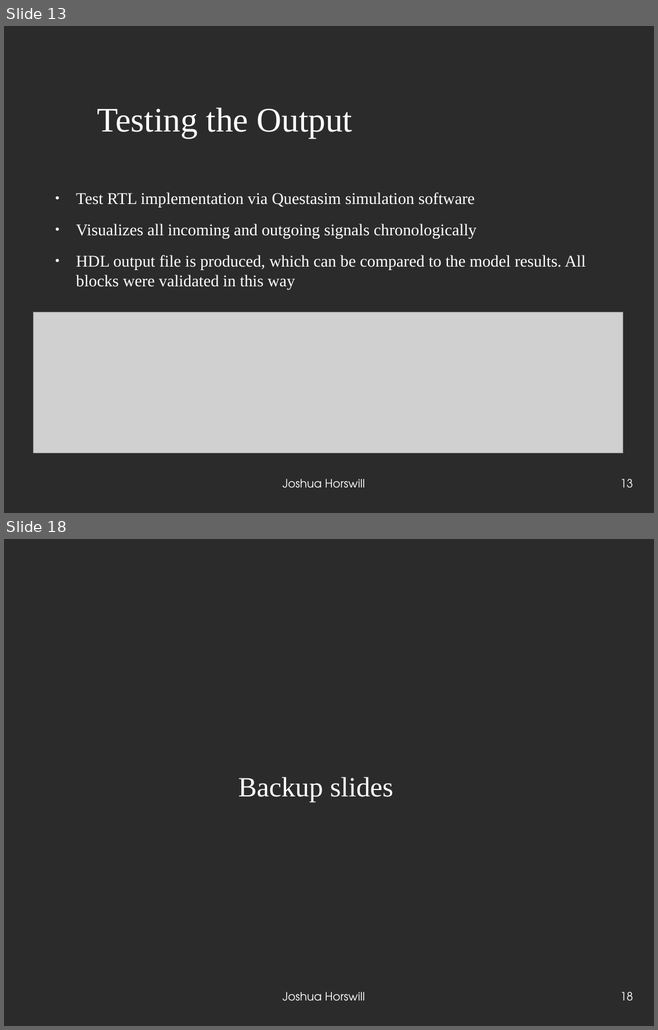
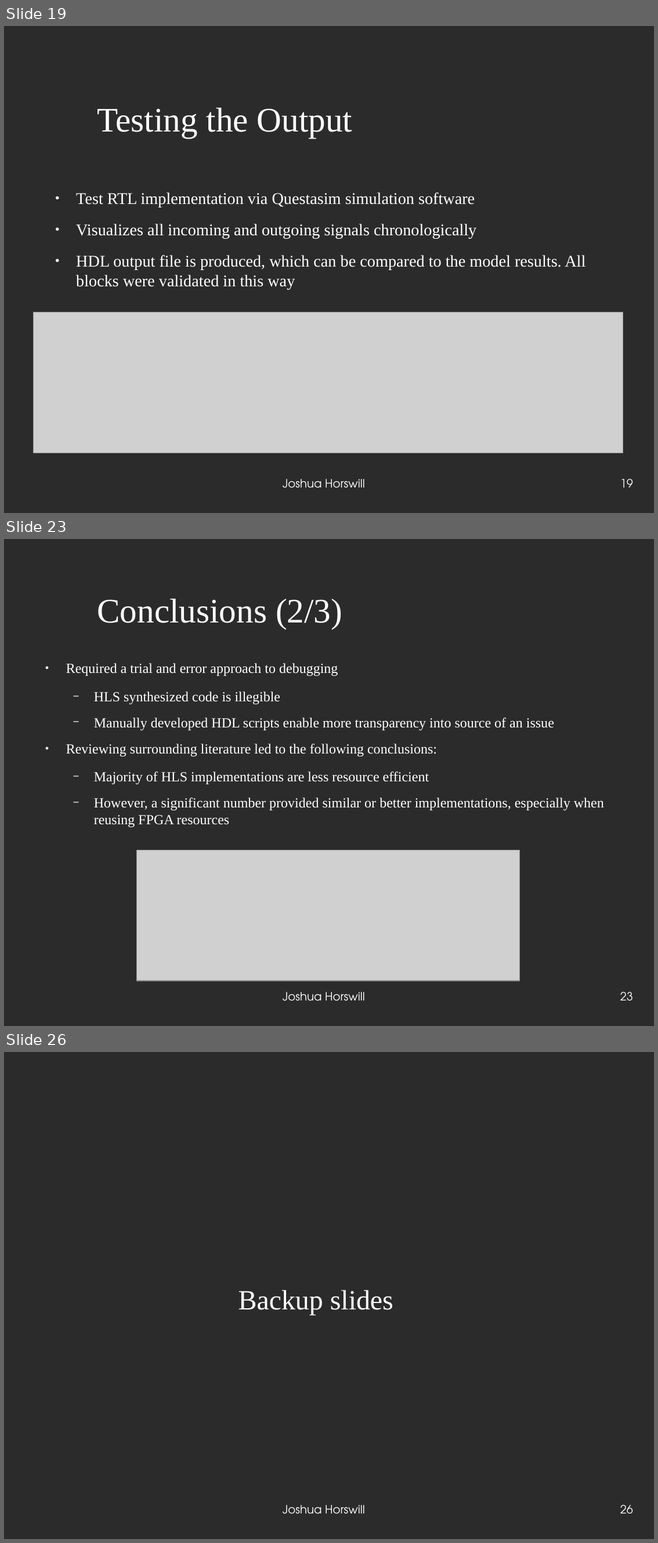
Before and after one commit to JoshCodesPhysics/dune_project, a slide deck: dune_notes/dune_pres/dune_project_pres.odp. Shown one above the other, each under a label of ours: slides 13 and 18 before the commit, slides 19, 23 and 26 after it; the slides between them are not shown. The pictures are 658x1030 and 658x1543 pixels, drawn with LibreOffice and Linux fonts; fonts in the diff are those of the drawing; grey boxes stand for pictures; background and template pictures are left out; a plain dark background stands for a picture behind light text. Boxes give left, top, right and bottom in pixels: in the first picture for what was removed or moved away, otherwise in the second. Text is boxed around its words. In the diff, an @@ line names an element or a change of style, - is before the commit and + after.

```diff
--- a/dune_notes/dune_pres/dune_project_pres.odp
+++ b/dune_notes/dune_pres/dune_project_pres.odp
@@ slide 23 added at <box>4,539,654,1026</box>, background picture (left out) @@
@@ title added at <box>97,599,342,629</box>, 42 pt, text #FFFFFF @@
+Conclusions (2/3)
@@ text added at <box>66,663,604,827</box>, 17 pt, text #FFFFFF @@
+● Required a trial and error approach to debugging
+  − HLS synthesized code is illegible
+  − Manually developed HDL scripts enable more transparency into source of an issue
+● Reviewing surrounding literature led to the following conclusions:
+  − Majority of HLS implementations are less resource efficient
+  − However, a significant number provided similar or better implementations, especially when reusing FPGA resources
@@ picture added at <box>137,850,520,981</box> @@
@@ text added at <box>282,992,365,1001</box>, 14 pt, text #FFFFFF @@
+Joshua Horswill
@@ page number added at <box>620,992,633,1001</box>, 14 pt, text #FFFFFF @@
+23
@@ what was slide 13 is now slide 19 @@
@@ page number at <box>620,479,633,488</box>: text changed @@
-13
+19
@@ what was slide 18 is now slide 26 @@
@@ page number at <box>620,1505,633,1514</box>: text changed @@
-18
+26
```
Also in this commit, not shown: 11 slides changed, 8 other slides added, 1 slide removed, 4 other files.
